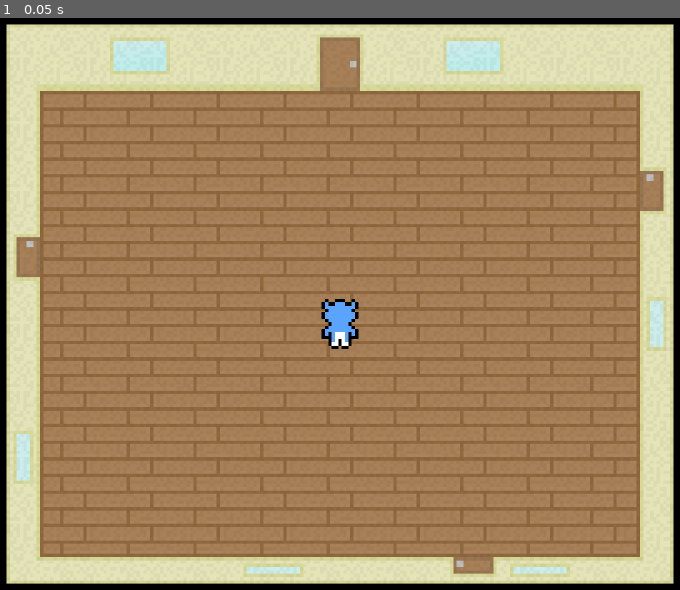
Above: before the commit, frame 1.
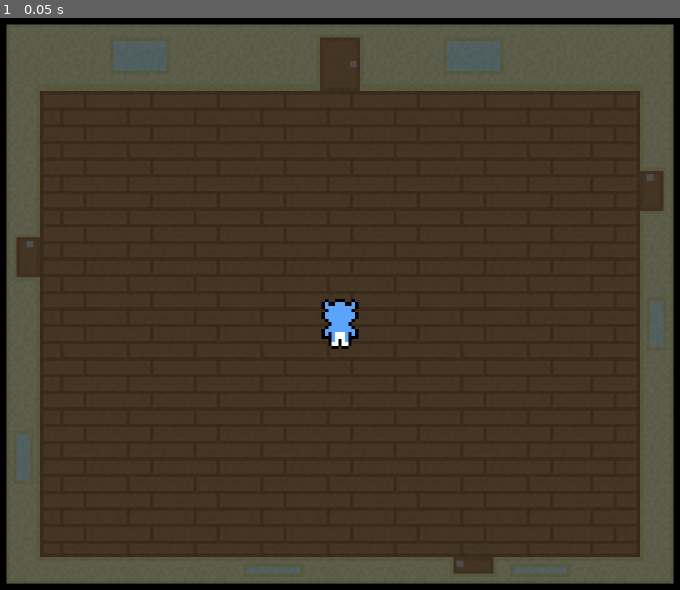
Above: after the commit, the same moment.

Repository: Furryous-Games/Practice-Run---Nyctophobia
Game: Godot game, scene res://Scenes/nyctophobia_game.tscn
The game is run twice, just before and just after one commit, with the same random seed, the same clock (stepped at 60 frames per second) and the same inputs.
Inputs:
- Up to frame 1 (0.05 s): no input

The runs differ from the first frame. In frame 1, 96% of the frame differs, in the area x 0-100%, y 1-99%.

Commit message:
Developed shadow system

Diff:
--- a/Nyctophobia Game/Scenes/nyctophobia_game.tscn
+++ b/Nyctophobia Game/Scenes/nyctophobia_game.tscn
@@ -1,8 +1,10 @@
-[gd_scene load_steps=6 format=3 uid="uid://lhce756532wj"]
+[gd_scene load_steps=10 format=4 uid="uid://lhce756532wj"]
 
 [ext_resource type="Script" uid="uid://g8pqkqh6xfnj" path="res://Scripts/main_script.gd" id="1_v57t4"]
 [ext_resource type="Texture2D" uid="uid://d2nvyfnik0rhk" path="res://Assets/sprites/roomTileset.png" id="2_vhfn7"]
+[ext_resource type="Texture2D" uid="uid://eo78cblja8g0" path="res://Assets/sprites/Square Shader.png" id="3_1xbpo"]
 [ext_resource type="PackedScene" uid="uid://bn6ku55hacl74" path="res://Scenes/player.tscn" id="3_vhfn7"]
+[ext_resource type="Script" uid="uid://h1ty80jyu3kw" path="res://Scripts/shadow_tilemap.gd" id="4_d6dj2"]
 
 [sub_resource type="TileSetAtlasSource" id="TileSetAtlasSource_iw1gg"]
 texture = ExtResource("2_vhfn7")
@@ -14,7 +16,6 @@
 4:1/0 = 0
 7:1/0 = 0
 8:1/0 = 0
-10:1/0 = 0
 11:1/0 = 0
 0:2/0 = 0
 1:2/0 = 0
@@ -22,21 +23,18 @@
 3:2/0 = 0
 4:2/0 = 0
 10:2/0 = 0
-11:2/0 = 0
 0:3/0 = 0
 1:3/0 = 0
 2:3/0 = 0
 3:3/0 = 0
 4:3/0 = 0
 5:3/0 = 0
-11:3/0 = 0
 0:4/0 = 0
 1:4/0 = 0
 2:4/0 = 0
 3:4/0 = 0
 4:4/0 = 0
 5:4/0 = 0
-11:4/0 = 0
 0:5/0 = 0
 1:5/0 = 0
 2:5/0 = 0
@@ -60,10 +58,33 @@
 8:5/0 = 0
 0:1/0 = 0
 1:1/0 = 0
+10:1/0 = 0
 
 [sub_resource type="TileSet" id="TileSet_t0ejn"]
 tile_size = Vector2i(20, 20)
 sources/0 = SubResource("TileSetAtlasSource_iw1gg")
+
+[sub_resource type="TileSetAtlasSource" id="TileSetAtlasSource_qgukd"]
+texture = ExtResource("3_1xbpo")
+texture_region_size = Vector2i(20, 20)
+0:0/next_alternative_id = 8
+0:0/0 = 0
+0:0/6 = 6
+0:0/6/modulate = Color(0, 0, 0, 1)
+0:0/5 = 5
+0:0/5/modulate = Color(0, 0, 0, 0.784314)
+0:0/4 = 4
+0:0/4/modulate = Color(0, 0, 0, 0.588235)
+0:0/3 = 3
+0:0/3/modulate = Color(0, 0, 0, 0.392157)
+0:0/2 = 2
+0:0/2/modulate = Color(0, 0, 0, 0.196078)
+0:0/1 = 1
+0:0/1/modulate = Color(0, 0, 0, 0)
+
+[sub_resource type="TileSet" id="TileSet_m61vi"]
+tile_size = Vector2i(20, 20)
+sources/0 = SubResource("TileSetAtlasSource_qgukd")
 
 [node name="Instability" type="Node2D"]
 position = Vector2(8, 8)
@@ -79,7 +100,12 @@
 [node name="Room Tilemap" type="TileMap" parent="Tile Sets"]
 tile_set = SubResource("TileSet_t0ejn")
 format = 2
-layer_0/tile_data = PackedInt32Array(0, 0, 1, 1, 65536, 1, 2 …(5819 unchanged characters)… 3, 65536, 1, 655374, 131072, 1, 983054, 0, 2, 983060, 262144, 2)
+layer_0/tile_data = PackedInt32Array(0, 0, 1, 1, 65536, 1, 2 …(5819 unchanged characters)… 3, 65536, 1, 655374, 131072, 1, 983054, 720896, 1, 983060, 655360, 1)
+
+[node name="Shadow Tilemap" type="TileMapLayer" parent="Tile Sets"]
+tile_map_data = PackedByteArray("AAABAAEAAAAAAAAAAQACAAEAAAAAAAAAAgADAAEAAAAAAAAAAwAEAAEAAAAAAAAABAAFAAEAAAAAAAAABQAGAAEAAAAAAAAABgA=")
+tile_set = SubResource("TileSet_m61vi")
+script = ExtResource("4_d6dj2")
 
 [node name="Player" parent="." instance=ExtResource("3_vhfn7")]
 position = Vector2(-32, 0)
--- a/Nyctophobia Game/Scripts/main_script.gd
+++ b/Nyctophobia Game/Scripts/main_script.gd
@@ -1,6 +1,8 @@
 extends Node
 
 @onready var room_tilemap: TileMap = $"../Tile Sets/Room Tilemap"
+@onready var shadow_tilemap: TileMapLayer = $"../Tile Sets/Shadow Tilemap"
+
 @onready var player: Node2D = $"../Player"
 @onready var camera: Camera2D = $"../Camera"
 
@@ -15,12 +17,16 @@
 const room_size_x = 11
 const room_size_y = 9
 
+# Holds information regarding the default room lighting
+var room_lighting = 4 # 6
+
 # Holds information for moving the camera around
 const original_camera_pos = Vector2(110, 90)
 
 # Defines what each atlas coord is in terms of building type
 const building_type_by_atlas_coords = {
-	"wall": [Vector2i(0, 1), Vector2i(1, 1), Vector2i(4, 1), Vector2i(0, 2), Vector2i(4, 2), Vector2i(0, 5), Vector2i(1, 5), Vector2i(4, 5)],
+	"wall": [Vector2i(1, 1), Vector2i(0, 2), Vector2i(4, 2), Vector2i(1, 5), Vector2i(10, 1), Vector2i(11, 1)],
+	"wall_corner": [Vector2i(0, 1), Vector2i(4, 1), Vector2i(0, 5), Vector2i(4, 5)],
 	"floor": [Vector2i(1, 2), Vector2i(2, 2), Vector2i(3, 2), Vector2i(1, 3), Vector2i(2, 3), Vector2i(3, 3), Vector2i(1, 4), Vector2i(2, 4), Vector2i(3, 4)],
 	"window": [Vector2i(2, 1), Vector2i(0, 3), Vector2i(4, 3), Vector2i(2, 5)],
 	"door_n": [Vector2i(3, 1)],
@@ -33,6 +39,7 @@
 func _ready() -> void:
 	# Provides a pointer to the main script for the player
 	player.main_script = self
+	shadow_tilemap.main_script = self
 
 	# Sets up the house grid to be a square 2D list
 	for y in range(house_size):
@@ -49,7 +56,7 @@
 				for x in range(room_size_x):
 					# Creates a default tile within the room
 					house_grid[room_y][room_x][-1].append({
-						"brightness": 5,
+						"brightness": 6,
 						"object": null,
 						"interactable": null,
 						"type": null,
@@ -83,6 +90,15 @@
 					house_grid[house_y][house_x][room_y][room_x]["type"] = tile_type
 
 
+					# TEST
+					if tile_type == "floor":
+						house_grid[house_y][house_x][room_y][room_x]["brightness"] = (randi()) % 6 + 1
+
+
+	shadow_tilemap.update_shadows()
+
+
+# Change room functions
 func move_to_room(new_room, door_entered) -> void:
 	# Checks if the door is valid and unlocked
 	if (
@@ -122,6 +138,9 @@
 		# Update the current room to the new room
 		curr_room = new_room
 
+		# Update the shadows of the new room
+		shadow_tilemap.update_shadows()
+
 	else:
 		print("The door is locked!")
 
--- /dev/null
+++ b/Nyctophobia Game/Scripts/shadow_tilemap.gd
@@ -0,0 +1,111 @@
+extends TileMapLayer
+
+var main_script = null
+
+const wall_shadow_checks = [Vector2(0, -1), Vector2(1, 0), Vector2(0, 1), Vector2(-1, 0)]
+
+func update_shadows():
+	var player_pos = Vector2i( (main_script.curr_room.x * 12) + main_script.player.player_pos.x, (main_script.curr_room.y * 10) + main_script.player.player_pos.y )
+
+	var room_metadata = main_script.house_grid[main_script.curr_room[1]][main_script.curr_room[0]]
+	var tile_brightness
+	var tile_true_location
+
+	# Resets the shadows for the floors
+	for room_y in range(len(room_metadata)):
+		for room_x in range(len(room_metadata[room_y])):
+			room_metadata[room_y][room_x]["brightness"] = main_script.room_lighting
+
+
+	# Update the shadows for the floors
+	for room_y in range(len(room_metadata)):
+		for room_x in range(len(room_metadata[room_y])):
+			if room_metadata[room_y][room_x]["type"] == "floor":
+				tile_true_location = Vector2i( (main_script.curr_room.x * 12) + room_x, (main_script.curr_room.y * 10) + room_y )
+				tile_brightness = room_metadata[room_y][room_x]["brightness"]
+
+				if tile_brightness > 5 and tile_true_location == player_pos:
+					tile_brightness = 5
+
+				room_metadata[room_y][room_x]["brightness"] = tile_brightness
+
+
+	# Update the shadows for the walls
+	var lowest_shadow_value
+	var new_tile_location
+
+	for room_y in range(len(room_metadata)):
+		for room_x in range(len(room_metadata[room_y])):
+			if room_metadata[room_y][room_x]["type"] != "floor" and room_metadata[room_y][room_x]["type"] != null:
+				lowest_shadow_value = null
+
+				tile_true_location = Vector2i( (main_script.curr_room.x * 12) + room_x, (main_script.curr_room.y * 10) + room_y )
+
+				for floor_check in wall_shadow_checks:
+					new_tile_location = Vector2i(room_x + floor_check.x, room_y + floor_check.y)
+					if (
+						new_tile_location.y >= 0 and new_tile_location.y < len(room_metadata) and
+						new_tile_location.x >= 0 and new_tile_location.x < len(room_metadata[new_tile_location.y])
+						):
+						if (
+							room_metadata[new_tile_location.y][new_tile_location.x]["type"] == "floor" and
+							(lowest_shadow_value == null or room_metadata[new_tile_location.y][new_tile_location.x]["brightness"] <= lowest_shadow_value["brightness"])
+							):
+							lowest_shadow_value = room_metadata[new_tile_location.y][new_tile_location.x]
+							lowest_shadow_value["location"] = Vector2i(new_tile_location.x, new_tile_location.y)
+
+				if lowest_shadow_value:
+					if lowest_shadow_value["brightness"] > 5 and lowest_shadow_value["location"] == player_pos:
+						tile_brightness = 5
+					else:
+						tile_brightness = lowest_shadow_value["brightness"]
+
+					room_metadata[room_y][room_x]["brightness"] = tile_brightness
+
+
+	# Updates the shadows for corners
+	for room_y in range(len(room_metadata)):
+		for room_x in range(len(room_metadata[room_y])):
+			if room_metadata[room_y][room_x]["type"] != "floor" and room_metadata[room_y][room_x]["type"] != null:
+				lowest_shadow_value = null
+
+				tile_true_location = Vector2i( (main_script.curr_room.x * 12) + room_x, (main_script.curr_room.y * 10) + room_y )
+
+				for floor_check in wall_shadow_checks:
+					new_tile_location = Vector2i(room_x + floor_check.x, room_y + floor_check.y)
+					if (
+						new_tile_location.y >= 0 and new_tile_location.y < len(room_metadata) and
+						new_tile_location.x >= 0 and new_tile_location.x < len(room_metadata[new_tile_location.y])
+						):
+						if (
+							(room_metadata[room_y][room_x]["type"] == "wall_corner") and
+							(lowest_shadow_value == null or room_metadata[new_tile_location.y][new_tile_location.x]["brightness"] <= lowest_shadow_value["brightness"])
+							):
+							lowest_shadow_value = room_metadata[new_tile_location.y][new_tile_location.x]
+							lowest_shadow_value["location"] = Vector2i(new_tile_location.x, new_tile_location.y)
+
+				if lowest_shadow_value:
+					if lowest_shadow_value["brightness"] > 5 and lowest_shadow_value["location"] == player_pos:
+						tile_brightness = 5
+					else:
+						tile_brightness = lowest_shadow_value["brightness"]
+
+					room_metadata[room_y][room_x]["brightness"] = tile_brightness
+
+	draw_shadows()
+
+
+
+func draw_shadows():
+	var room_metadata = main_script.house_grid[main_script.curr_room[1]][main_script.curr_room[0]]
+	var tile_true_location
+	var tile_brightness
+
+	# Change the shadows for the floors
+	for room_y in range(len(room_metadata)):
+		for room_x in range(len(room_metadata[room_y])):
+			if room_metadata[room_y][room_x]["type"] != null:
+				tile_true_location = Vector2i( (main_script.curr_room.x * 12) + room_x, (main_script.curr_room.y * 10) + room_y )
+				tile_brightness = room_metadata[room_y][room_x]["brightness"]
+
+				set_cell(tile_true_location, 0, Vector2i(0, 0), tile_brightness)
--- a/Nyctophobia Game/scripts/player.gd
+++ b/Nyctophobia Game/scripts/player.gd
@@ -111,6 +111,9 @@
 		next_movement = null
 		walk_cooldown.start()
 
+		# Updates the room's shadows
+		main_script.shadow_tilemap.update_shadows()
+
 func _on_walk_cooldown_timeout() -> void:
 	player_sprite.frame = 0
 
Binary file added: Nyctophobia Game/Assets/sprites/Square Shader.png
Not shown, added: Nyctophobia Game/Assets/sprites/Square Shader.png.import
Not shown, added: Nyctophobia Game/Scripts/shadow_tilemap.gd.uid
Binary file changed: Nyctophobia Game/assets/sprites/roomTileset.png
